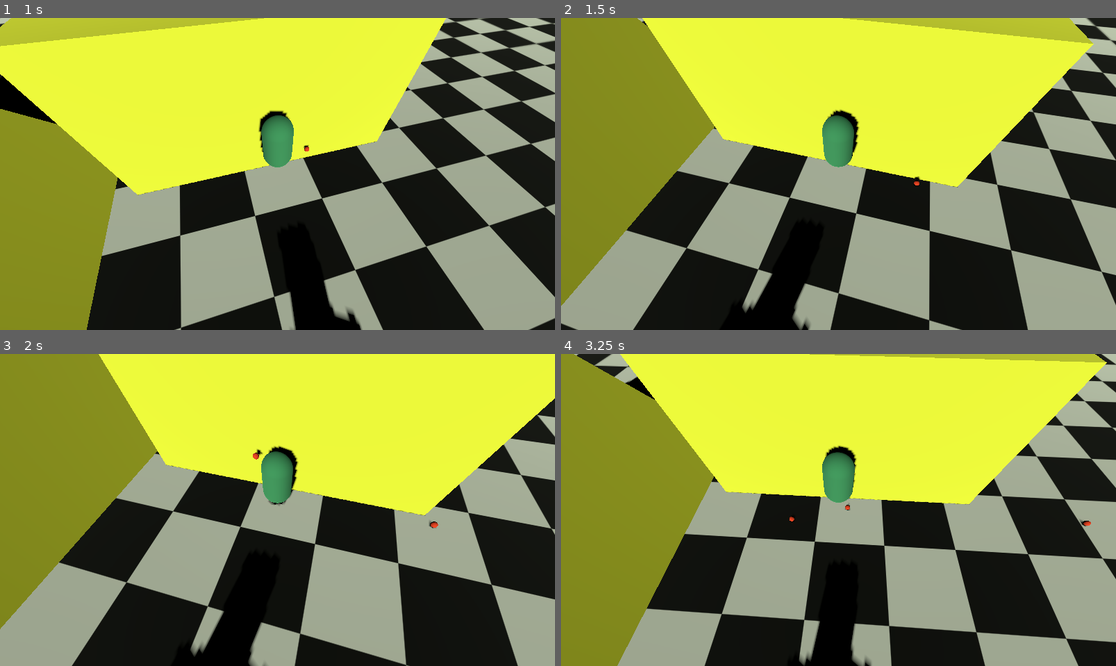
Above: before the commit, frames 1-4 (two rows, left to right).
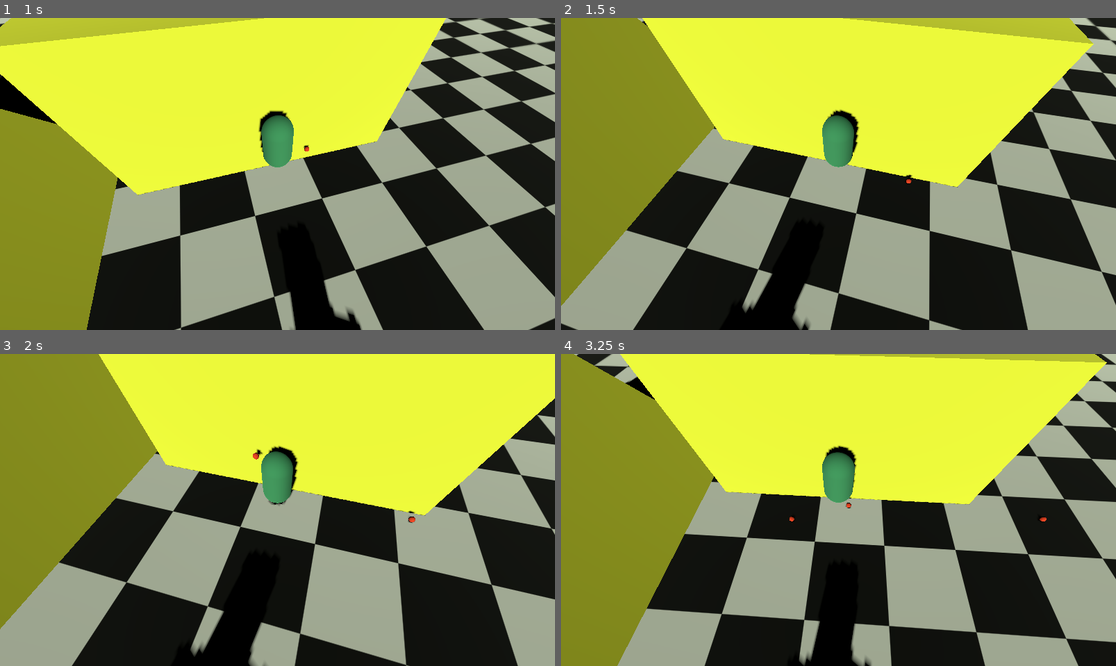
Above: after the commit, the same moments.

Repository: franciszekwojnowicz/simple-battlefield-simulator
Game: Godot game, scene res://content/main.tscn
Same seed, same stepped clock (60 frames per second), same inputs: the game is played once before the commit and once after it.
Inputs (mouse positions are in pixels of both pictures, inside the frame that each line leads up to):
- Up to frame 1 (1 s): move the mouse to (305, 174) at 0.52 s; hold Up (move_forward) from 0.53 s (still down); click (305, 174) at 0.6 s; tap Space (jump) at 0.77 s
- Up to frame 2 (1.5 s): keep holding Up (move_forward); move the mouse to (810, 174) at 1.27 s; click (810, 174) at 1.35 s
- Up to frame 3 (2 s): keep holding Up (move_forward); tap Space (jump) at 1.52 s
- Up to frame 4 (3.25 s): keep holding Up (move_forward); move the mouse to (849, 503) at 2.02 s; click (849, 503) at 2.1 s; tap Enter at 2.75 s; move the mouse to (832, 516) at 2.77 s; click (832, 516) at 2.85 s; tap Space (jump) at 3.02 s

Frame 1 is identical in both runs. In frame 2, less than 0.1% of the frame differs, in the area x 62-65%, y 50-54%; in frame 3, less than 0.1%; in frame 4, less than 0.1%, in the area x 51-96%, y 45-56%.

Commit message:
fix: bullet continous collisions, camera max angles

Diff:
--- a/content/camera_pivot.gd
+++ b/content/camera_pivot.gd
@@ -15,7 +15,7 @@
 	if event is InputEventMouseMotion:
 		yaw -= event.relative.x * sensitivity
 		pitch -= event.relative.y * sensitivity
-		pitch = clamp(pitch, -60, 10)  # limit up/down
+		pitch = clamp(pitch, -50, 30)  # limit up/down
 		rotation_degrees = Vector3(pitch, yaw, 0)
 
 func _process(delta):
--- a/content/items/bullet.gd
+++ b/content/items/bullet.gd
@@ -5,8 +5,8 @@
 
 func _ready():
 	linear_velocity = direction * speed
+	continuous_cd = true
 	await get_tree().create_timer(15).timeout
-	continuous_cd = true
 	queue_free()
 
 func _physics_process(delta: float) -> void:
